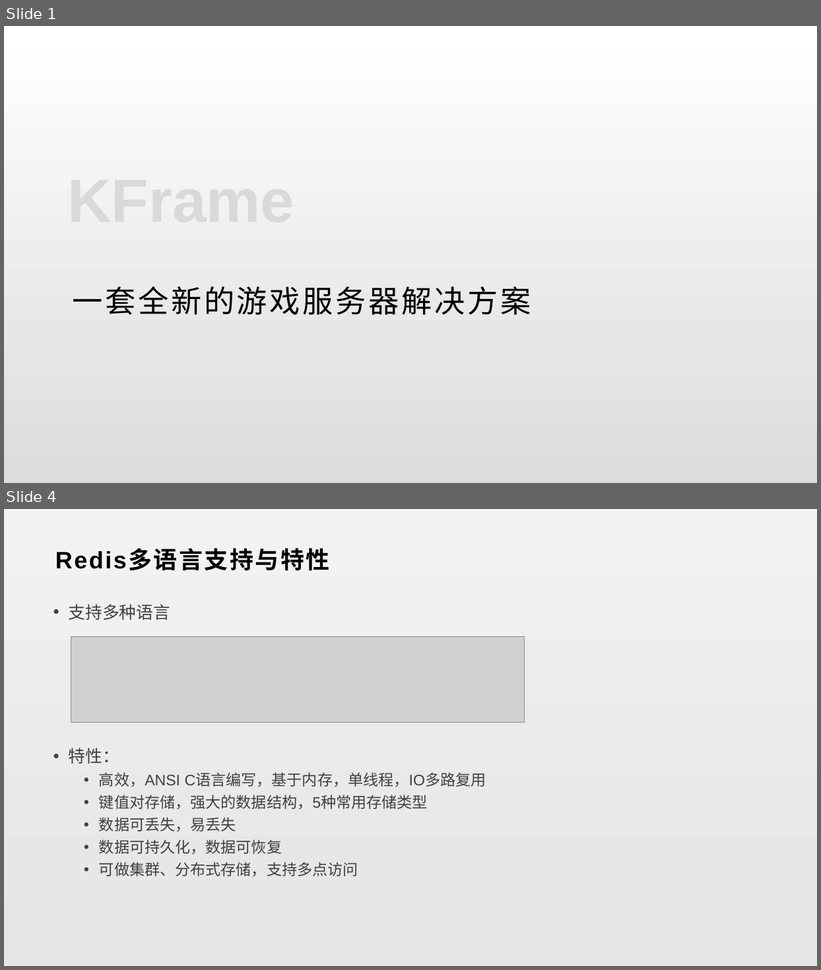
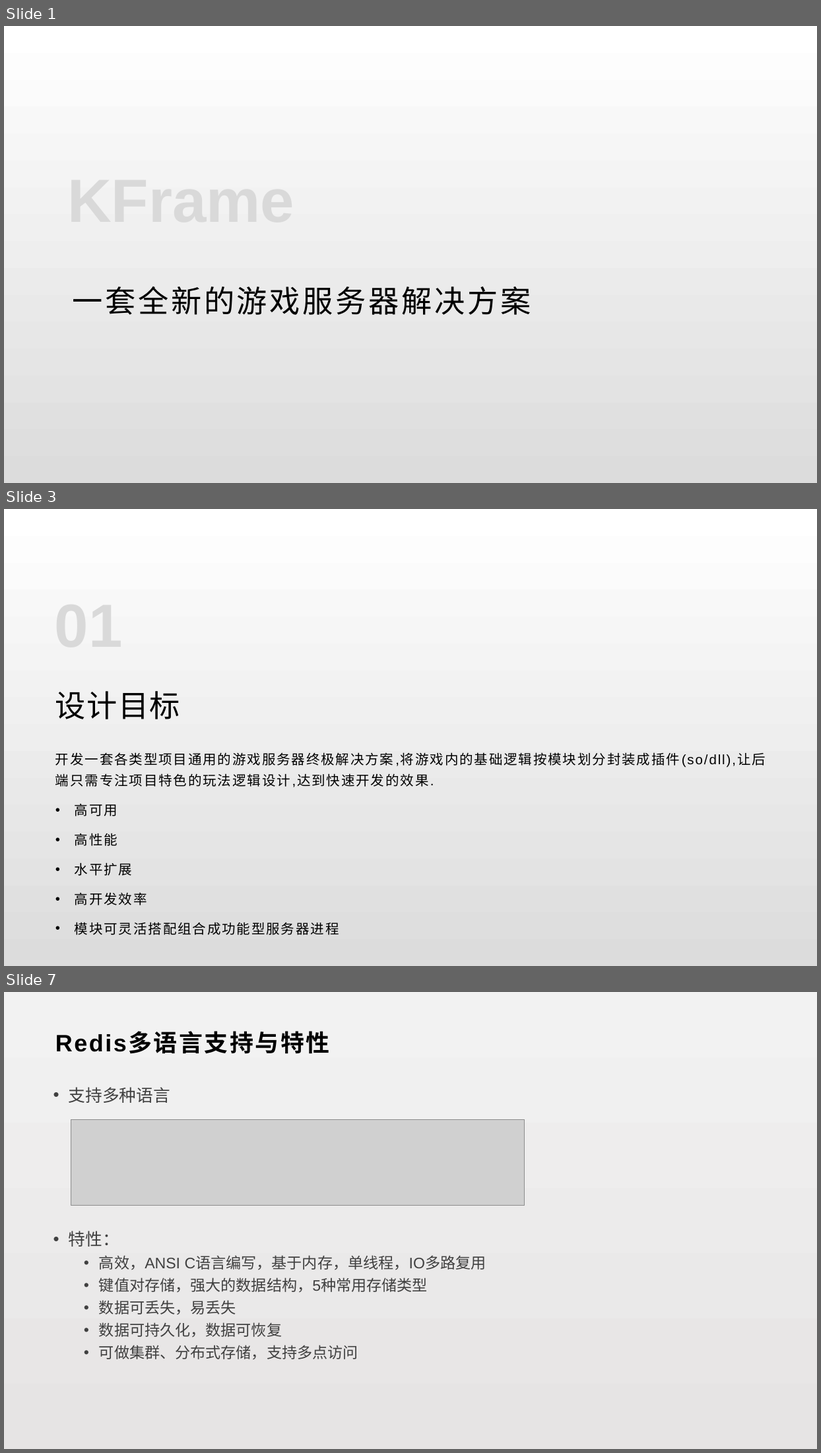
Before and after one commit to lori227/KFrame, a slide deck: _doc/KFrame.pptx. Shown one above the other, each under a label of ours: slides 1 and 4 before the commit, slides 1, 3 and 7 after it; the slides between them are not shown. The pictures are 821x970 and 821x1453 pixels, drawn with LibreOffice and Linux fonts; fonts in the diff are those of the drawing; grey boxes stand for pictures. Boxes give left, top, right and bottom in pixels: in the first picture for what was removed or moved away, otherwise in the second. Text is boxed around its words. In the diff, an @@ line names an element or a change of style, - is before the commit and + after.

```diff
--- a/_doc/KFrame.pptx
+++ b/_doc/KFrame.pptx
@@ slide 3 added at [4,509,817,966], background gradient #FFFFFF to #DCDCDC @@
@@ title added at [55,691,180,720], 36 pt, text #000000 @@
+设计目标
@@ text added at [55,753,766,935], 16 pt, text #000000 @@
+开发一套各类型项目通用的游戏服务器终极解决方案,将游戏内的基础逻辑按模块划分封装成插件(so/dll),让后端只需专注项目特色的玩法逻辑设计,达到快速开发的效果.
+• 高可用
+• 高性能
+• 水平扩展
+• 高开发效率
+• 模块可灵活搭配组合成功能型服务器进程
@@ what was slide 4 is now slide 7 @@
```
Also in this commit, not shown: 1 slide changed, 3 other slides added, 3 slides removed, 2 other files.
